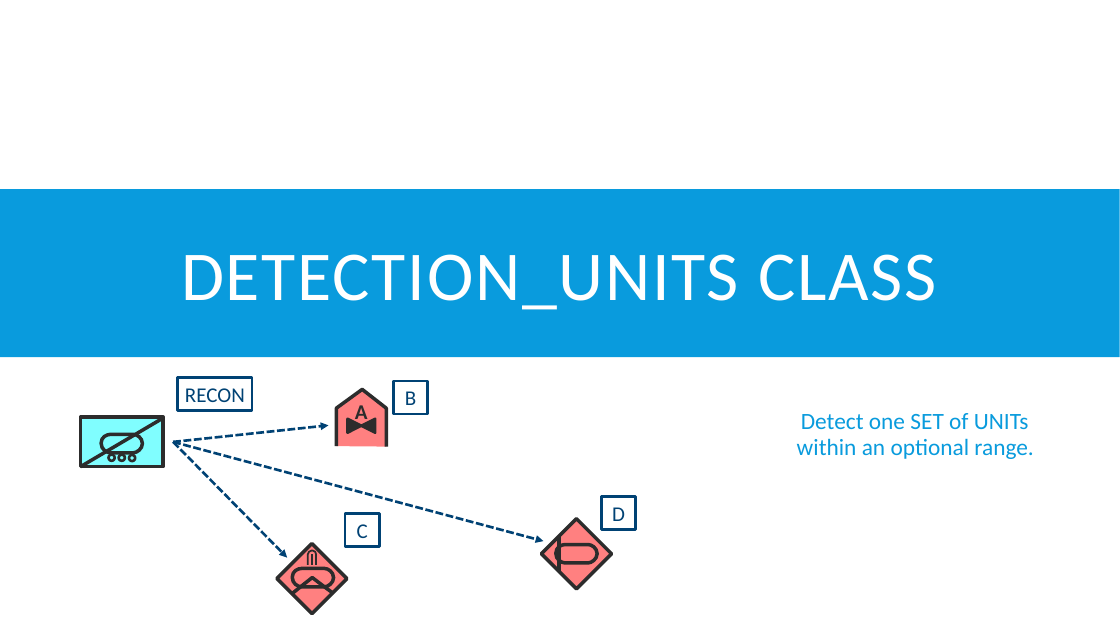
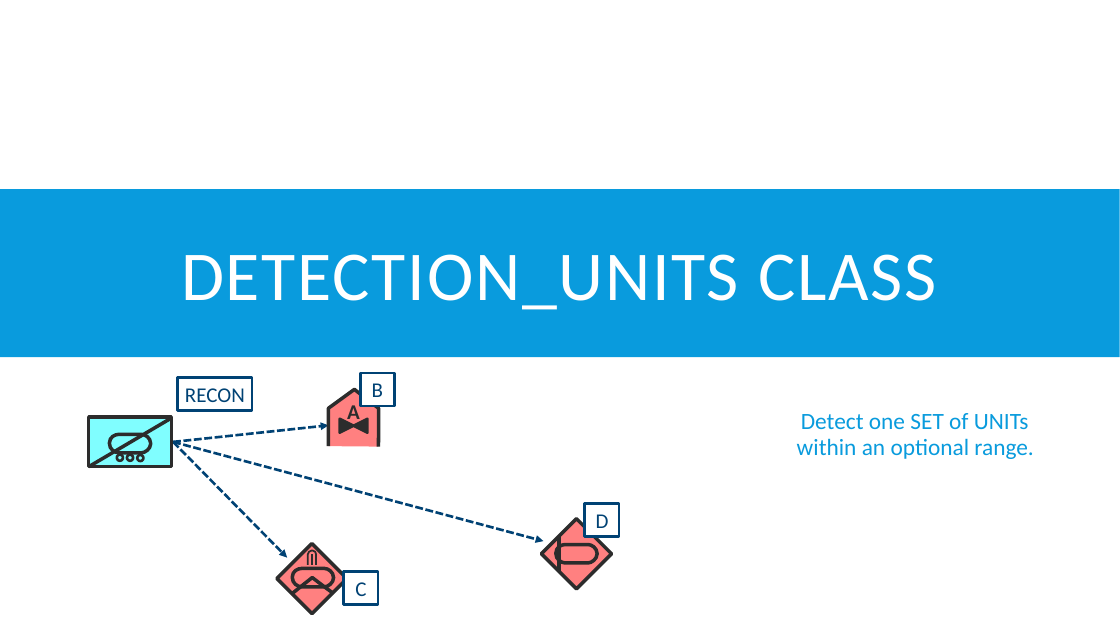
Before and after one commit to FlightControl-Master/MOOSE, a slide deck: slide 4 of Moose Training/Presentations/DCS World - MOOSE - Detection - Part 1 - Explanation.pptx. Drawn at 1120x630 pixels with LibreOffice and Linux fonts; fonts in the diff are those of the drawing; background and template pictures are left out. Boxes give left, top, right and bottom in pixels: in the first picture for what was removed or moved away, otherwise in the second. Text is boxed around its words. In the diff, an @@ line names an element or a change of style, - is before the commit and + after.

```diff
--- a/Moose Training/Presentations/DCS World - MOOSE - Detection - Part 1 - Explanation.pptx
+++ b/Moose Training/Presentations/DCS World - MOOSE - Detection - Part 1 - Explanation.pptx
@@ rectangle "B" moved from (x1=393, y1=381, x2=428, y2=414) to (x1=360, y1=373, x2=395, y2=406) @@
@@ freeform shape moved from (x1=336, y1=390, x2=386, y2=447) to (x1=329, y1=390, x2=379, y2=447) @@
@@ text "A" rewrapped from (x1=355, y1=405, x2=368, y2=425) to (x1=347, y1=401, x2=360, y2=425) @@
@@ flow chart collate moved from (x1=347, y1=419, x2=375, y2=432) to (x1=340, y1=419, x2=368, y2=432) @@
@@ 3 ellipses, 1 rectangle, 1 line, 1 freeform shape moved together from (x1=81, y1=418, x2=163, y2=467) to (x1=89, y1=418, x2=171, y2=467) @@
@@ rectangle "D" moved from (x1=602, y1=497, x2=636, y2=529) to (x1=585, y1=504, x2=619, y2=537) @@
@@ rectangle "C" moved from (x1=345, y1=513, x2=380, y2=546) to (x1=344, y1=571, x2=378, y2=604) @@
```
Also in this commit, not shown: 2 other slides changed, 7 other files.
